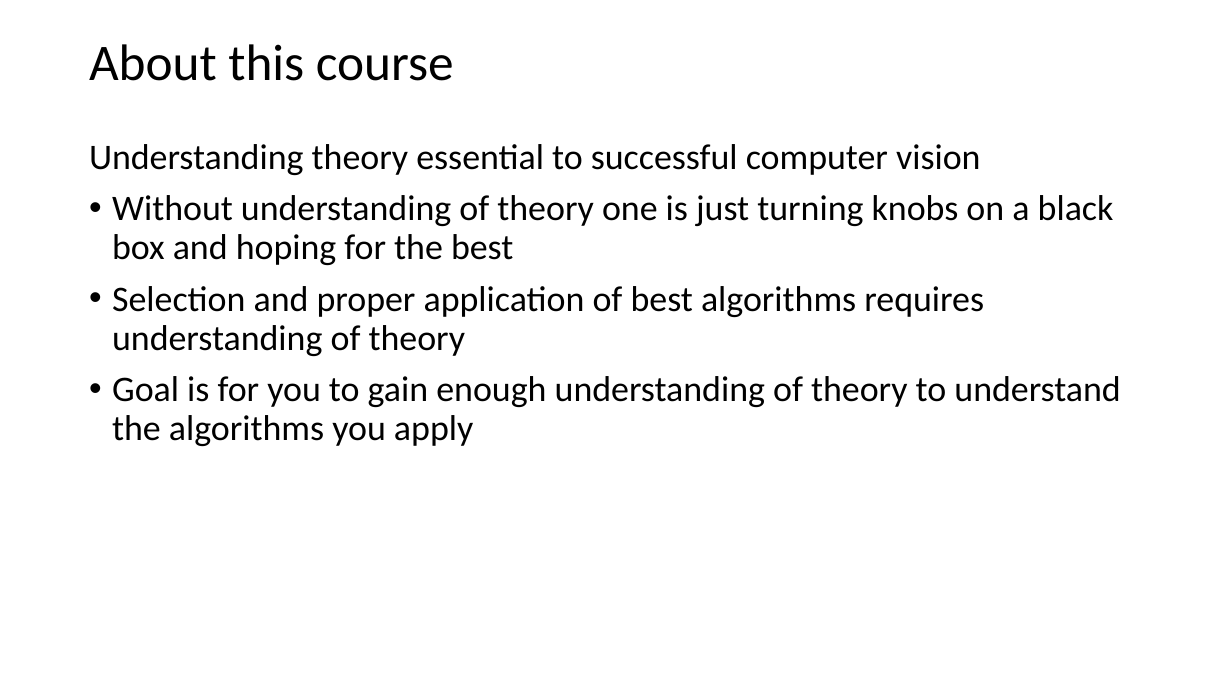
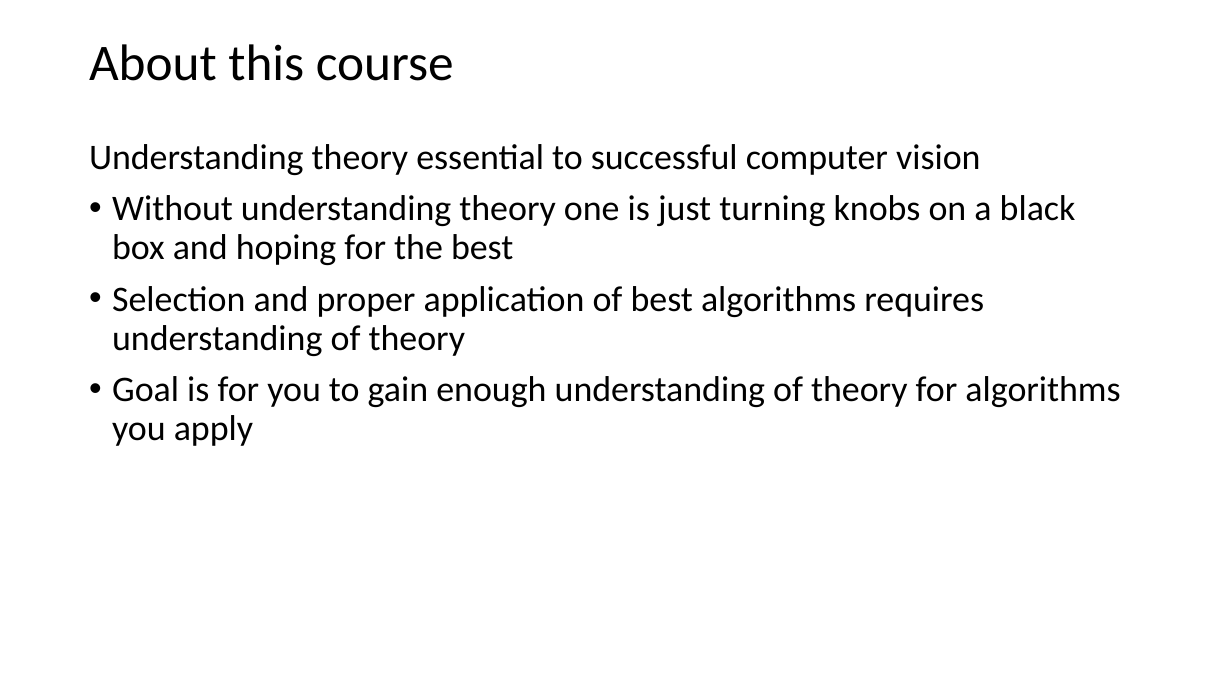
Before and after one commit to StephenElston/CSCI-E25, a slide deck: slide 11 of Slides/1_Introduction.pptx. Drawn at 1232x693 pixels with LibreOffice and Linux fonts; fonts in the diff are those of the drawing. Boxes give left, top, right and bottom in pixels: in the first picture for what was removed or moved away, otherwise in the second. Text is boxed around its words. In the diff, an @@ line names an element or a change of style, - is before the commit and + after.

```diff
--- a/Slides/1_Introduction.pptx
+++ b/Slides/1_Introduction.pptx
@@ text at bbox=[112, 195, 1076, 265]: text changed @@
-• Without understanding of theory one is just turning knobs on a black box and hoping for the best
+• Without understanding theory one is just turning knobs on a black box and hoping for the best
@@ text at bbox=[112, 376, 1120, 446]: text changed @@
-• Goal is for you to gain enough understanding of theory to understand the algorithms you apply
+• Goal is for you to gain enough understanding of theory for algorithms you apply
```
Also in this commit, not shown: 24 other slides changed.
